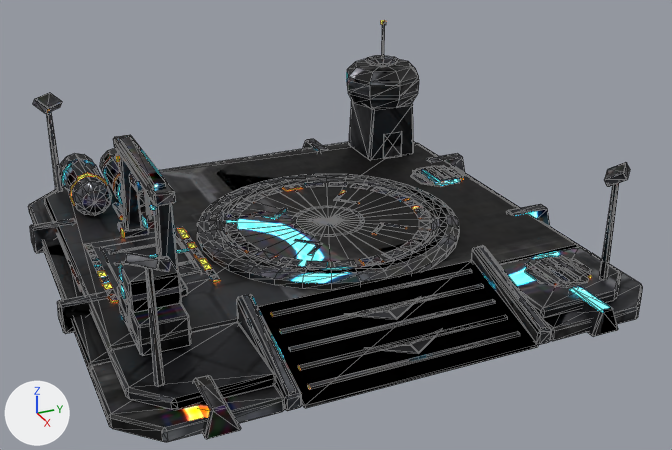
Two versions of the glTF model public/assets/models/structures/terran_landing_pad.glb, one commit apart.
One viewpoint serves both versions: a camera (50 mm lens) standing at (19.28, -7.92, 10.23) and looking at (0.8, 0.4, 1.0). Lighting does not change. The marker at lower left points along +X, +Y and +Z. The first picture is the older version. Mesh edges are drawn as thin lines. Vertices at exactly the same position are counted once.

In view in the first picture: 'TerranLandingPad'.
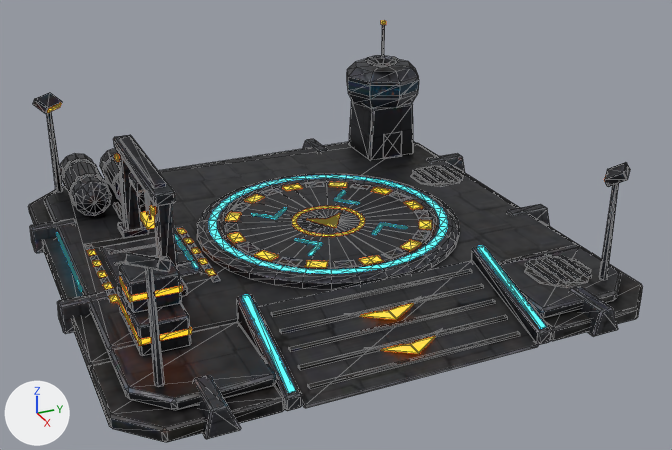
Edits to the scene script, one JSON object a line:
```json
{"block": "mat_terranlandingpadmat", "where": "n0 = _N.new('ShaderNodeBsdfPrincipled'); n0.name = 'Principled BSDF'"}
{"op": "set", "path": "n0.inputs[28].default_value", "old": "8.0", "new": "4.0", "note": "'Emission Strength'"}
{"block": "me_terranlandingpad", "where": "# used by ob_terranlandingpad; location = (0.0, 0.0, 0.0)"}
{"op": "remove", "block": "me_terranlandingpad", "code": "me_terranlandingpad.from_pydata(...)  # 2311 vertices, 3792 faces; spans x -6.2..6.2, y -6.2..6.2, z 0.0..4.47"}
{"op": "add", "block": "me_terranlandingpad", "code": "me_terranlandingpad.from_pydata(...)  # 2289 vertices, 3796 faces; spans x -6.2..6.2, y -6.2..6.2, z 0.0..4.47"}
{"block": "me_terranlandingpad", "change": "me_terranlandingpad part 1: a new loose piece, a 6-sided cylinder along x spanning x -3.0..-2.2, y -4.14..-3.96, z 0.72..0.88, in mat_terranlandingpadmat"}
{"block": "me_terranlandingpad", "change": "me_terranlandingpad part 2: the loose piece of 12 vertices spanning x -3.0..-2.2, y -4.13..-3.97, z 0.71..0.89 is deleted"}
{"block": "me_terranlandingpad", "change": "me_terranlandingpad part 3: 24 vertices removed from x -3.1, y -5.08..-3.02, z 0.57..1.53"}
{"block": "me_terranlandingpad", "change": "me_terranlandingpad part 4: 2 vertices added at x 6.05, y -2.57..2.57, z 0.03"}
{"block": "me_terranlandingpad", "change": "me_terranlandingpad part 5: 2839 kept faces spanning x -6.2..6.2, y -6.2..6.2, z 0.0..4.47 get new texture (UV) coordinates"}
{"block": "me_terranlandingpad", "change": "other edits to the shape of me_terranlandingpad do not show in these pictures"}
```

Location of each change, (x1, y1, x2, y2) in pixels of the pictures (672 x 450 px):
```json
{"object": "TerranLandingPad", "change": "surface changed, reshaped", "before": [28, 20, 643, 442], "after": [28, 20, 643, 442]}
{"part": 1, "of": "me_terranlandingpad", "change": "added", "after": [113, 202, 123, 220]}
{"part": 2, "of": "me_terranlandingpad", "change": "deleted", "before": [113, 202, 123, 220]}
{"part": 3, "of": "me_terranlandingpad", "change": "deleted", "before": [73, 181, 151, 216]}
{"part": 4, "of": "me_terranlandingpad", "change": "added", "after": [304, 345, 538, 408]}
{"part": 5, "of": "me_terranlandingpad", "change": "surface changed", "before": [28, 20, 643, 442], "after": [28, 20, 643, 442]}
```
